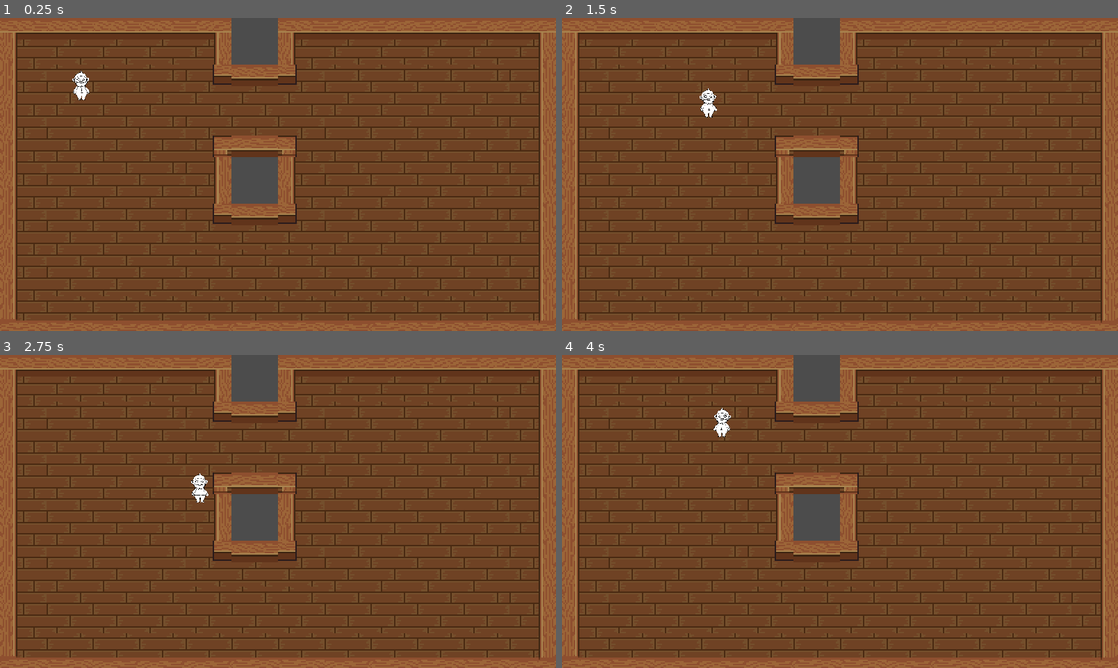
Above: before the commit, frames 1-4 (two rows, left to right).
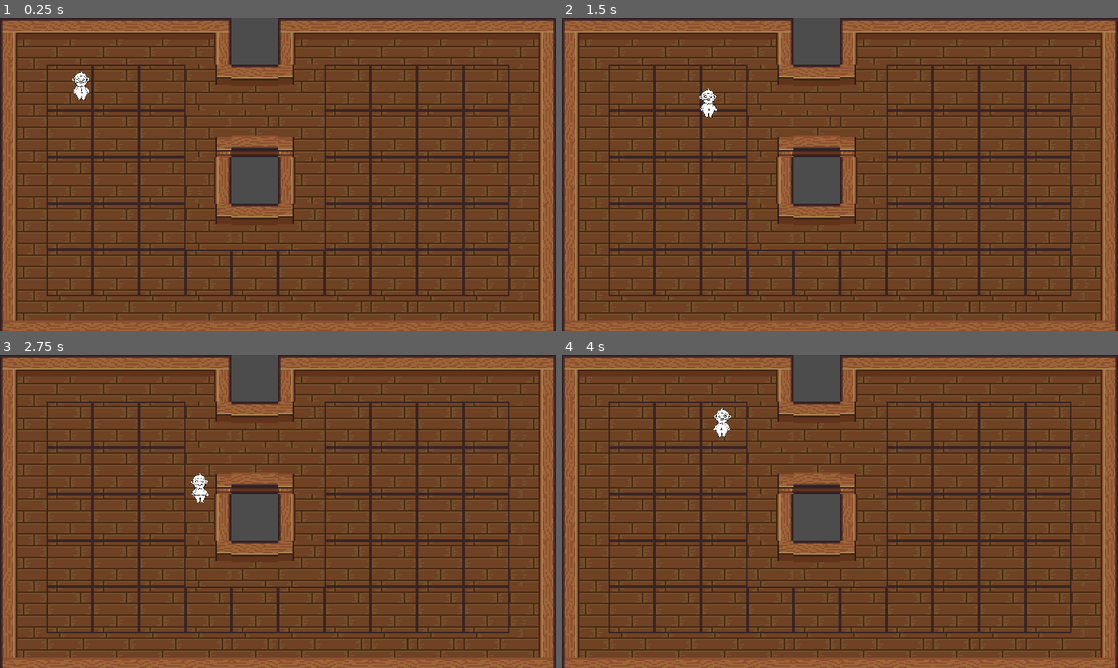
Above: after the commit, the same moments.

Repository: Merliin42/Ludum-Dare-45
Game: Godot game, scene res://Scenes/main.tscn
Two runs of this game, one before a commit and one after it. Both use one fixed random seed, a clock stepped at 60 frames per second and the inputs below. The project has no main scene, so this scene is started directly.
Inputs:
- Up to frame 1 (0.25 s): no input
- Up to frame 2 (1.5 s): tap Enter at 0.5 s; hold Right (ui_right) 0.53-1.28 s; hold Down (ui_down) from 1.28 s (still down)
- Up to frame 3 (2.75 s): release Down (ui_down) at 2.03 s; hold Right (ui_right) from 2.03 s (still down)
- Up to frame 4 (4 s): release Right (ui_right) at 2.78 s; hold Up (ui_up) 2.78-3.53 s; hold Left (ui_left) from 3.53 s (still down)

The runs differ from the first frame. In frame 1, 8.1% of the frame differs, in the area x 0-100%, y 0-100%; in frame 2, 8.1%; in frame 3, 8.1%; in frame 4, 8.1%.

Commit message:
MAJ Tileset

Diff:
--- a/Assets/Indoor.tres
+++ b/Assets/Indoor.tres
@@ -1,123 +1,313 @@
-[gd_resource type="TileSet" load_steps=36 format=2]
+[gd_resource type="TileSet" load_steps=93 format=2]
 
 [ext_resource path="res://Assets/Indoor.png" type="Texture" id=1]
 [ext_resource path="res://Assets/Tileset_bathroom.png" type="Texture" id=2]
+[ext_resource path="res://Assets/Tileset_kitchen.png" type="Texture" id=3]
 
 [sub_resource type="NavigationPolygon" id=1]
 vertices = PoolVector2Array( 0, 0, 32, 0, 32, 32, 0, 32 )
 polygons = [ PoolIntArray( 0, 1, 2, 3 ) ]
 
-[sub_resource type="NavigationPolygon" id=2]
-vertices = PoolVector2Array( 16, 16, 32, 16, 32, 32, 16, 32 )
+[sub_resource type="ConvexPolygonShape2D" id=18]
+points = PoolVector2Array( 16, 16, 16, 32, 0, 32, 0, 0, 32, 0, 32, 16 )
+
+[sub_resource type="ConvexPolygonShape2D" id=19]
+points = PoolVector2Array( 0, 0, 32, 0, 32, 16, 0, 16 )
+
+[sub_resource type="ConvexPolygonShape2D" id=20]
+points = PoolVector2Array( 0, 0, 32, 0, 32, 16, 0, 16 )
+
+[sub_resource type="ConvexPolygonShape2D" id=21]
+points = PoolVector2Array( 0, 0, 32, 0, 32, 32, 16, 32, 16, 16, 0, 16 )
+
+[sub_resource type="ConvexPolygonShape2D" id=22]
+points = PoolVector2Array( 16, 0, 32, 0, 32, 32, 16, 32 )
+
+[sub_resource type="ConvexPolygonShape2D" id=23]
+points = PoolVector2Array( 16, 0, 32, 0, 32, 32, 16, 32 )
+
+[sub_resource type="ConvexPolygonShape2D" id=24]
+points = PoolVector2Array( 32, 0, 32, 32, 0, 32, 0, 16, 16, 16, 16, 0 )
+
+[sub_resource type="ConvexPolygonShape2D" id=25]
+points = PoolVector2Array( 0, 16, 32, 16, 32, 32, 0, 32 )
+
+[sub_resource type="ConvexPolygonShape2D" id=26]
+points = PoolVector2Array( 0, 16, 32, 16, 32, 32, 0, 32 )
+
+[sub_resource type="ConvexPolygonShape2D" id=27]
+points = PoolVector2Array( 16, 0, 16, 16, 32, 16, 32, 32, 0, 32, 0, 0 )
+
+[sub_resource type="ConvexPolygonShape2D" id=28]
+points = PoolVector2Array( 0, 0, 16, 0, 16, 32, 0, 32 )
+
+[sub_resource type="ConvexPolygonShape2D" id=29]
+points = PoolVector2Array( 0, 0, 16, 0, 16, 32, 0, 32 )
+
+[sub_resource type="ConvexPolygonShape2D" id=30]
+points = PoolVector2Array( 16, 16, 32, 16, 32, 32, 16, 32 )
+
+[sub_resource type="ConvexPolygonShape2D" id=31]
+points = PoolVector2Array( 0, 16, 16, 16, 16, 32, 0, 32 )
+
+[sub_resource type="ConvexPolygonShape2D" id=32]
+points = PoolVector2Array( 0, 0, 16, 0, 16, 16, 0, 16 )
+
+[sub_resource type="ConvexPolygonShape2D" id=33]
+points = PoolVector2Array( 16, 0, 32, 0, 32, 16, 16, 16 )
+
+[sub_resource type="NavigationPolygon" id=34]
+vertices = PoolVector2Array( 0, 16, 32, 16, 32, 32, 0, 32 )
 polygons = [ PoolIntArray( 0, 1, 2, 3 ), PoolIntArray( 0, 1, 2, 3 ), PoolIntArray( 0, 1, 2, 3 ), PoolIntArray( 0, 1, 2, 3 ) ]
 
-[sub_resource type="NavigationPolygon" id=3]
+[sub_resource type="ConvexPolygonShape2D" id=35]
+points = PoolVector2Array( 0, 0, 32, 0, 32, 16, 0, 16 )
+
+[sub_resource type="NavigationPolygon" id=36]
+vertices = PoolVector2Array( 0, 0, 32, 0, 32, 32, 0, 32 )
+polygons = [ PoolIntArray( 0, 1, 2, 3 ) ]
+
+[sub_resource type="NavigationPolygon" id=37]
+vertices = PoolVector2Array( 16, 32, 16, 16, 32, 16, 32, 32 )
+polygons = [ PoolIntArray( 0, 1, 2, 3 ) ]
+
+[sub_resource type="NavigationPolygon" id=38]
 vertices = PoolVector2Array( 16, 0, 32, 0, 32, 32, 16, 32 )
 polygons = [ PoolIntArray( 0, 1, 2, 3 ), PoolIntArray( 0, 1, 2, 3 ), PoolIntArray( 0, 1, 2, 3 ) ]
 
-[sub_resource type="NavigationPolygon" id=4]
+[sub_resource type="NavigationPolygon" id=39]
 vertices = PoolVector2Array( 16, 0, 32, 0, 32, 32, 16, 32 )
 polygons = [ PoolIntArray( 0, 1, 2, 3 ), PoolIntArray( 0, 1, 2, 3 ), PoolIntArray( 0, 1, 2, 3 ) ]
 
-[sub_resource type="NavigationPolygon" id=5]
+[sub_resource type="NavigationPolygon" id=40]
 vertices = PoolVector2Array( 16, 0, 32, 0, 32, 16, 16, 16 )
-polygons = [ PoolIntArray( 0, 1, 2, 3 ), PoolIntArray( 0, 1, 2, 3 ), PoolIntArray( 0, 1, 2, 3 ), PoolIntArray( 0, 1, 2, 3 ) ]
-
-[sub_resource type="NavigationPolygon" id=6]
+polygons = [ PoolIntArray( 0, 1, 2, 3 ), PoolIntArray( 0, 1, 2, 3 ), PoolIntArray( 0, 1, 2, 3 ), PoolIntArray( 0, 1, 2, 3 ), PoolIntArray( 0, 1, 2, 3 ) ]
+
+[sub_resource type="NavigationPolygon" id=41]
 vertices = PoolVector2Array( 0, 16, 32, 16, 32, 32, 0, 32 )
 polygons = [ PoolIntArray( 0, 1, 2, 3 ), PoolIntArray( 0, 1, 2, 3 ), PoolIntArray( 0, 1, 2, 3 ) ]
 
-[sub_resource type="NavigationPolygon" id=7]
-vertices = PoolVector2Array( 0, 32, 16, 32, 16, 16, 32, 16, 32, 0, 0, 0 )
+[sub_resource type="NavigationPolygon" id=42]
+vertices = PoolVector2Array( 16, 32, 0, 32, 0, 0, 32, 0, 32, 16, 16, 16 )
 polygons = [ PoolIntArray( 0, 1, 2, 3, 4, 5 ) ]
 
-[sub_resource type="NavigationPolygon" id=8]
-vertices = PoolVector2Array( 0, 0, 0, 32, 32, 32, 32, 16, 16, 16, 16, 0 )
+[sub_resource type="NavigationPolygon" id=43]
+vertices = PoolVector2Array( 16, 0, 16, 16, 32, 16, 32, 32, 0, 32, 0, 0 )
 polygons = [ PoolIntArray( 0, 1, 2, 3, 4, 5 ) ]
 
-[sub_resource type="NavigationPolygon" id=9]
+[sub_resource type="NavigationPolygon" id=44]
 vertices = PoolVector2Array( 0, 0, 32, 0, 32, 16, 0, 16 )
 polygons = [ PoolIntArray( 0, 1, 2, 3 ), PoolIntArray( 0, 1, 2, 3 ), PoolIntArray( 0, 1, 2, 3 ) ]
 
-[sub_resource type="NavigationPolygon" id=10]
+[sub_resource type="NavigationPolygon" id=45]
 vertices = PoolVector2Array( 0, 16, 32, 16, 32, 32, 0, 32 )
 polygons = [ PoolIntArray( 0, 1, 2, 3 ), PoolIntArray( 0, 1, 2, 3 ), PoolIntArray( 0, 1, 2, 3 ) ]
 
-[sub_resource type="NavigationPolygon" id=11]
+[sub_resource type="NavigationPolygon" id=46]
 vertices = PoolVector2Array( 0, 16, 16, 16, 16, 32, 32, 32, 32, 0, 0, 0 )
 polygons = [ PoolIntArray( 0, 1, 2, 3, 4, 5 ) ]
 
-[sub_resource type="NavigationPolygon" id=12]
-vertices = PoolVector2Array( 16, 0, 32, 0, 32, 32, 0, 32, 0, 16, 16, 16 )
+[sub_resource type="NavigationPolygon" id=47]
+vertices = PoolVector2Array( 16, 0, 16, 16, 0, 16, 0, 32, 32, 32, 32, 0 )
 polygons = [ PoolIntArray( 0, 1, 2, 3, 4, 5 ) ]
 
-[sub_resource type="NavigationPolygon" id=13]
+[sub_resource type="NavigationPolygon" id=48]
 vertices = PoolVector2Array( 0, 0, 32, 0, 32, 16, 0, 16 )
 polygons = [ PoolIntArray( 0, 1, 2, 3 ), PoolIntArray( 0, 1, 2, 3 ), PoolIntArray( 0, 1, 2, 3 ) ]
 
-[sub_resource type="NavigationPolygon" id=14]
+[sub_resource type="NavigationPolygon" id=49]
 vertices = PoolVector2Array( 0, 16, 16, 16, 16, 32, 0, 32 )
 polygons = [ PoolIntArray( 0, 1, 2, 3 ), PoolIntArray( 0, 1, 2, 3 ), PoolIntArray( 0, 1, 2, 3 ), PoolIntArray( 0, 1, 2, 3 ) ]
 
-[sub_resource type="NavigationPolygon" id=15]
+[sub_resource type="NavigationPolygon" id=50]
 vertices = PoolVector2Array( 0, 0, 16, 0, 16, 32, 0, 32 )
 polygons = [ PoolIntArray( 0, 1, 2, 3 ), PoolIntArray( 0, 1, 2, 3 ), PoolIntArray( 0, 1, 2, 3 ) ]
 
-[sub_resource type="NavigationPolygon" id=16]
+[sub_resource type="NavigationPolygon" id=51]
 vertices = PoolVector2Array( 0, 0, 16, 0, 16, 32, 0, 32 )
 polygons = [ PoolIntArray( 0, 1, 2, 3 ), PoolIntArray( 0, 1, 2, 3 ), PoolIntArray( 0, 1, 2, 3 ) ]
 
-[sub_resource type="NavigationPolygon" id=17]
+[sub_resource type="NavigationPolygon" id=52]
 vertices = PoolVector2Array( 0, 0, 16, 0, 16, 16, 0, 16 )
 polygons = [ PoolIntArray( 0, 1, 2, 3 ), PoolIntArray( 0, 1, 2, 3 ), PoolIntArray( 0, 1, 2, 3 ), PoolIntArray( 0, 1, 2, 3 ) ]
 
-[sub_resource type="ConvexPolygonShape2D" id=18]
-points = PoolVector2Array( 16, 16, 16, 32, 0, 32, 0, 0, 32, 0, 32, 16 )
-
-[sub_resource type="ConvexPolygonShape2D" id=19]
+[sub_resource type="ConvexPolygonShape2D" id=53]
+points = PoolVector2Array( 16, 32, 0, 32, 0, 0, 32, 0, 32, 16, 16, 16 )
+
+[sub_resource type="ConvexPolygonShape2D" id=54]
 points = PoolVector2Array( 0, 0, 32, 0, 32, 16, 0, 16 )
 
-[sub_resource type="ConvexPolygonShape2D" id=20]
+[sub_resource type="ConvexPolygonShape2D" id=55]
 points = PoolVector2Array( 0, 0, 32, 0, 32, 16, 0, 16 )
 
-[sub_resource type="ConvexPolygonShape2D" id=21]
+[sub_resource type="ConvexPolygonShape2D" id=56]
 points = PoolVector2Array( 0, 0, 32, 0, 32, 32, 16, 32, 16, 16, 0, 16 )
 
-[sub_resource type="ConvexPolygonShape2D" id=22]
+[sub_resource type="ConvexPolygonShape2D" id=57]
 points = PoolVector2Array( 16, 0, 32, 0, 32, 32, 16, 32 )
 
-[sub_resource type="ConvexPolygonShape2D" id=23]
+[sub_resource type="ConvexPolygonShape2D" id=58]
 points = PoolVector2Array( 16, 0, 32, 0, 32, 32, 16, 32 )
 
-[sub_resource type="ConvexPolygonShape2D" id=24]
+[sub_resource type="ConvexPolygonShape2D" id=59]
 points = PoolVector2Array( 32, 0, 32, 32, 0, 32, 0, 16, 16, 16, 16, 0 )
 
-[sub_resource type="ConvexPolygonShape2D" id=25]
+[sub_resource type="ConvexPolygonShape2D" id=60]
+points = PoolVector2Array( 32, 16, 32, 32, 0, 32, 0, 16 )
+
+[sub_resource type="ConvexPolygonShape2D" id=61]
+points = PoolVector2Array( 32, 16, 32, 32, 0, 32, 0, 16 )
+
+[sub_resource type="ConvexPolygonShape2D" id=62]
+points = PoolVector2Array( 16, 0, 16, 16, 32, 16, 32, 32, 0, 32, 0, 0 )
+
+[sub_resource type="ConvexPolygonShape2D" id=63]
+points = PoolVector2Array( 16, 0, 16, 32, 0, 32, 0, 0 )
+
+[sub_resource type="ConvexPolygonShape2D" id=64]
+points = PoolVector2Array( 0, 0, 16, 0, 16, 32, 0, 32 )
+
+[sub_resource type="ConvexPolygonShape2D" id=65]
+points = PoolVector2Array( 32, 16, 32, 32, 16, 32, 16, 16 )
+
+[sub_resource type="ConvexPolygonShape2D" id=66]
+points = PoolVector2Array( 0, 16, 16, 16, 16, 32, 0, 32 )
+
+[sub_resource type="ConvexPolygonShape2D" id=67]
+points = PoolVector2Array( 0, 0, 16, 0, 16, 16, 0, 16 )
+
+[sub_resource type="ConvexPolygonShape2D" id=68]
+points = PoolVector2Array( 16, 0, 32, 0, 32, 16, 16, 16 )
+
+[sub_resource type="NavigationPolygon" id=69]
+vertices = PoolVector2Array( 0, 16, 32, 16, 32, 32, 0, 32 )
+polygons = [ PoolIntArray( 0, 1, 2, 3 ), PoolIntArray( 0, 1, 2, 3 ), PoolIntArray( 0, 1, 2, 3 ) ]
+
+[sub_resource type="ConvexPolygonShape2D" id=70]
+points = PoolVector2Array( 0, 0, 32, 0, 32, 16, 0, 16 )
+
+[sub_resource type="NavigationPolygon" id=71]
+vertices = PoolVector2Array( 0, 32, 0, 16, 32, 16, 32, 32 )
+polygons = [ PoolIntArray( 0, 1, 2, 3 ) ]
+
+[sub_resource type="ConvexPolygonShape2D" id=72]
+points = PoolVector2Array( 32, 0, 32, 16, 0, 16, 0, 0 )
+
+[sub_resource type="NavigationPolygon" id=73]
+vertices = PoolVector2Array( 0, 0, 32, 0, 32, 32, 0, 32 )
+polygons = [ PoolIntArray( 0, 1, 2, 3 ) ]
+
+[sub_resource type="NavigationPolygon" id=74]
+vertices = PoolVector2Array( 16, 16, 16, 32, 32, 32, 32, 16 )
+polygons = [ PoolIntArray( 0, 1, 2, 3 ) ]
+
+[sub_resource type="NavigationPolygon" id=75]
+vertices = PoolVector2Array( 16, 0, 16, 32, 32, 32, 32, 0 )
+polygons = [ PoolIntArray( 0, 1, 2, 3 ) ]
+
+[sub_resource type="NavigationPolygon" id=76]
+vertices = PoolVector2Array( 16, 0, 16, 32, 32, 32, 32, 0 )
+polygons = [ PoolIntArray( 0, 1, 2, 3 ), PoolIntArray( 0, 1, 2, 3 ) ]
+
+[sub_resource type="NavigationPolygon" id=77]
+vertices = PoolVector2Array( 32, 16, 16, 16, 16, 0, 32, 0 )
+polygons = [ PoolIntArray( 0, 1, 2, 3 ) ]
+
+[sub_resource type="NavigationPolygon" id=78]
+vertices = PoolVector2Array( 0, 16, 0, 32, 32, 32, 32, 16 )
+polygons = [ PoolIntArray( 0, 1, 2, 3 ) ]
+
+[sub_resource type="NavigationPolygon" id=79]
+vertices = PoolVector2Array( 0, 0, 0, 32, 16, 32, 16, 16, 32, 16, 32, 0 )
+polygons = [ PoolIntArray( 0, 1, 2, 3, 4, 5 ) ]
+
+[sub_resource type="NavigationPolygon" id=80]
+vertices = PoolVector2Array( 16, 0, 16, 16, 32, 16, 32, 32, 0, 32, 0, 0 )
+polygons = [ PoolIntArray( 0, 1, 2, 3, 4, 5 ) ]
+
+[sub_resource type="NavigationPolygon" id=81]
+vertices = PoolVector2Array( 32, 0, 32, 16, 0, 16, 0, 0 )
+polygons = [ PoolIntArray( 0, 1, 2, 3 ) ]
+
+[sub_resource type="NavigationPolygon" id=82]
+vertices = PoolVector2Array( 0, 16, 0, 32, 32, 32, 32, 16 )
+polygons = [ PoolIntArray( 0, 1, 2, 3 ) ]
+
+[sub_resource type="NavigationPolygon" id=83]
+vertices = PoolVector2Array( 0, 16, 16, 16, 16, 32, 32, 32, 32, 0, 0, 0 )
+polygons = [ PoolIntArray( 0, 1, 2, 3, 4, 5 ) ]
+
+[sub_resource type="NavigationPolygon" id=84]
+vertices = PoolVector2Array( 16, 0, 16, 16, 0, 16, 0, 32, 32, 32, 32, 0 )
+polygons = [ PoolIntArray( 0, 1, 2, 3, 4, 5 ) ]
+
+[sub_resource type="NavigationPolygon" id=85]
+vertices = PoolVector2Array( 0, 0, 0, 16, 32, 16, 32, 0 )
+polygons = [ PoolIntArray( 0, 1, 2, 3 ) ]
+
+[sub_resource type="NavigationPolygon" id=86]
+vertices = PoolVector2Array( 0, 16, 0, 32, 16, 32, 16, 16 )
+polygons = [ PoolIntArray( 0, 1, 2, 3 ) ]
+
+[sub_resource type="NavigationPolygon" id=87]
+vertices = PoolVector2Array( 0, 0, 0, 32, 16, 32, 16, 0 )
+polygons = [ PoolIntArray( 0, 1, 2, 3 ) ]
+
+[sub_resource type="NavigationPolygon" id=88]
+vertices = PoolVector2Array( 0, 0, 0, 32, 16, 32, 16, 0 )
+polygons = [ PoolIntArray( 0, 1, 2, 3 ) ]
+
+[sub_resource type="NavigationPolygon" id=89]
+vertices = PoolVector2Array( 16, 0, 16, 16, 0, 16, 0, 0 )
+polygons = [ PoolIntArray( 0, 1, 2, 3 ) ]
+
+[sub_resource type="ConvexPolygonShape2D" id=90]
+points = PoolVector2Array( 16, 32, 0, 32, 0, 0, 32, 0, 32, 16, 16, 16 )
+
+[sub_resource type="ConvexPolygonShape2D" id=91]
+points = PoolVector2Array( 0, 0, 32, 0, 32, 16, 0, 16 )
+
+[sub_resource type="ConvexPolygonShape2D" id=92]
+points = PoolVector2Array( 0, 0, 32, 0, 32, 16, 0, 16 )
+
+[sub_resource type="ConvexPolygonShape2D" id=93]
+points = PoolVector2Array( 0, 0, 32, 0, 32, 32, 16, 32, 16, 16, 0, 16 )
+
+[sub_resource type="ConvexPolygonShape2D" id=94]
+points = PoolVector2Array( 32, 0, 32, 32, 16, 32, 16, 0 )
+
+[sub_resource type="ConvexPolygonShape2D" id=95]
+points = PoolVector2Array( 32, 0, 32, 32, 16, 32, 16, 0 )
+
+[sub_resource type="ConvexPolygonShape2D" id=96]
+points = PoolVector2Array( 32, 0, 32, 32, 0, 32, 0, 16, 16, 16, 16, 0 )
+
+[sub_resource type="ConvexPolygonShape2D" id=97]
+points = PoolVector2Array( 32, 16, 32, 32, 0, 32, 0, 16 )
+
+[sub_resource type="ConvexPolygonShape2D" id=98]
 points = PoolVector2Array( 0, 16, 32, 16, 32, 32, 0, 32 )
 
-[sub_resource type="ConvexPolygonShape2D" id=26]
-points = PoolVector2Array( 0, 16, 32, 16, 32, 32, 0, 32 )
-
-[sub_resource type="ConvexPolygonShape2D" id=27]
-points = PoolVector2Array( 16, 0, 16, 16, 32, 16, 32, 32, 0, 32, 0, 0 )
-
-[sub_resource type="ConvexPolygonShape2D" id=28]
-points = PoolVector2Array( 0, 0, 16, 0, 16, 32, 0, 32 )
-
-[sub_resource type="ConvexPolygonShape2D" id=29]
-points = PoolVector2Array( 0, 0, 16, 0, 16, 32, 0, 32 )
-
-[sub_resource type="ConvexPolygonShape2D" id=30]
+[sub_resource type="ConvexPolygonShape2D" id=99]
+points = PoolVector2Array( 32, 16, 32, 32, 0, 32, 0, 0, 16, 0, 16, 16 )
+
+[sub_resource type="ConvexPolygonShape2D" id=100]
+points = PoolVector2Array( 16, 0, 16, 32, 0, 32, 0, 0 )
+
+[sub_resource type="ConvexPolygonShape2D" id=101]
+points = PoolVector2Array( 16, 0, 16, 32, 0, 32, 0, 0 )
+
+[sub_resource type="ConvexPolygonShape2D" id=102]
 points = PoolVector2Array( 16, 16, 32, 16, 32, 32, 16, 32 )
 
-[sub_resource type="ConvexPolygonShape2D" id=31]
+[sub_resource type="ConvexPolygonShape2D" id=103]
 points = PoolVector2Array( 0, 16, 16, 16, 16, 32, 0, 32 )
 
-[sub_resource type="ConvexPolygonShape2D" id=32]
-points = PoolVector2Array( 0, 0, 16, 0, 16, 16, 0, 16 )
-
-[sub_resource type="ConvexPolygonShape2D" id=33]
-points = PoolVector2Array( 16, 0, 32, 0, 32, 16, 16, 16 )
+[sub_resource type="ConvexPolygonShape2D" id=104]
+points = PoolVector2Array( 16, 16, 0, 16, 0, 0, 16, 0 )
+
+[sub_resource type="ConvexPolygonShape2D" id=105]
+points = PoolVector2Array( 32, 0, 32, 16, 16, 16, 16, 0 )
 
 [resource]
 0/name = "Parquet"
@@ -132,7 +322,7 @@
 0/autotile/tile_size = Vector2( 32, 32 )
 0/autotile/spacing = 0
 0/autotile/occluder_map = [  ]
-0/autotile/navpoly_map = [ Vector2( 0, 2 ), SubResource( 1 ), Vector2( 2, 0 ), SubResource( 2 ), Vector2( 2, 1 ), SubResource( 3 ), Vector2( 2, 2 ), SubResource( 4 ), Vector2( 2, 3 ), SubResource( 5 ), Vector2( 3, 0 ), SubResource( 6 ), Vector2( 3, 1 ), SubResource( 7 ), Vector2( 3, 2 ), SubResource( 8 ), Vector2( 3, 3 ), SubResource( 9 ), Vector2( 4, 0 ), SubResource( 10 ), Vector2( 4, 1 ), SubResource( 11 ), Vector2( 4, 2 ), SubResource( 12 ), Vector2( 4, 3 ), SubResource( 13 ), Vector2( 5, 0 ), SubResource( 14 ), Vector2( 5, 1 ), SubResource( 15 ), Vector2( 5, 2 ), SubResource( 16 ), Vector2( 5, 3 ), SubResource( 17 ) ]
+0/autotile/navpoly_map = [ Vector2( 0, 2 ), SubResource( 1 ) ]
 0/autotile/priority_map = [  ]
 0/autotile/z_index_map = [  ]
 0/occluder_offset = Vector2( 0, 0 )
@@ -243,7 +433,14 @@
 1/tile_mode = 0
 1/occluder_offset = Vector2( 0, 0 )
 1/navigation_offset = Vector2( 0, 0 )
-1/shapes = [  ]
+1/navigation = SubResource( 34 )
+1/shapes = [ {
+"autotile_coord": Vector2( 0, 0 ),
+"one_way": false,
+"one_way_margin": 1.0,
+"shape": SubResource( 35 ),
+"shape_transform": Transform2D( 1, 0, 0, 1, 0, 0 )
+} ]
 1/z_index = 0
 2/name = "Carrelage"
 2/texture = ExtResource( 2 )
@@ -257,10 +454,255 @@
 2/autotile/tile_size = Vector2( 32, 32 )
 2/autotile/spacing = 0
 2/autotile/occluder_map = [  ]
-2/autotile/navpoly_map = [  ]
+2/autotile/navpoly_map = [ Vector2( 0, 2 ), SubResource( 36 ), Vector2( 2, 0 ), SubResource( 37 ), Vector2( 2, 1 ), SubResource( 38 ), Vector2( 2, 2 ), SubResource( 39 ), Vector2( 2, 3 ), SubResource( 40 ), Vector2( 3, 0 ), SubResource( 41 ), Vector2( 3, 1 ), SubResource( 42 ), Vector2( 3, 2 ), SubResource( 43 ), Vector2( 3, 3 ), SubResource( 44 ), Vector2( 4, 0 ), SubResource( 45 ), Vector2( 4, 1 ), SubResource( 46 ), Vector2( 4, 2 ), SubResource( 47 ), Vector2( 4, 3 ), SubResource( 48 ), Vector2( 5, 0 ), SubResource( 49 ), Vector2( 5, 1 ), SubResource( 50 ), Vector2( 5, 2 ), SubResource( 51 ), Vector2( 5, 3 ), SubResource( 52 ) ]
 2/autotile/priority_map = [  ]
 2/autotile/z_index_map = [  ]
 2/occluder_offset = Vector2( 0, 0 )
 2/navigation_offset = Vector2( 0, 0 )
-2/shapes = [  ]
+2/shapes = [ {
+"autotile_coord": Vector2( 2, 0 ),
+"one_way": false,
+"one_way_margin": 1.0,
+"shape": SubResource( 53 ),
+"shape_transform": Transform2D( 1, 0, 0, 1, 0, 0 )
+}, {
+"autotile_coord": Vector2( 3, 0 ),
+"one_way": false,
+"one_way_margin": 1.0,
+"shape": SubResource( 54 ),
+"shape_transform": Transform2D( 1, 0, 0, 1, 0, 0 )
+}, {
+"autotile_coord": Vector2( 4, 0 ),
+"one_way": false,
+"one_way_margin": 1.0,
+"shape": SubResource( 55 ),
+"shape_transform": Transform2D( 1, 0, 0, 1, 0, 0 )
+}, {
+"autotile_coord": Vector2( 5, 0 ),
+"one_way": false,
+"one_way_margin": 1.0,
+"shape": SubResource( 56 ),
+"shape_transform": Transform2D( 1, 0, 0, 1, 0, 0 )
+}, {
+"autotile_coord": Vector2( 5, 1 ),
+"one_way": false,
+"one_way_margin": 1.0,
+"shape": SubResource( 57 ),
+"shape_transform": Transform2D( 1, 0, 0, 1, 0, 0 )
+}, {
+"autotile_coord": Vector2( 5, 2 ),
+"one_way": false,
+"one_way_margin": 1.0,
+"shape": SubResource( 58 ),
+"shape_transform": Transform2D( 1, 0, 0, 1, 0, 0 )
+}, {
+"autotile_coord": Vector2( 5, 3 ),
+"one_way": false,
+"one_way_margin": 1.0,
+"shape": SubResource( 59 ),
+"shape_transform": Transform2D( 1, 0, 0, 1, 0, 0 )
+}, {
+"autotile_coord": Vector2( 4, 3 ),
+"one_way": false,
+"one_way_margin": 1.0,
+"shape": SubResource( 60 ),
+"shape_transform": Transform2D( 1, 0, 0, 1, 0, 0 )
+}, {
+"autotile_coord": Vector2( 3, 3 ),
+"one_way": false,
+"one_way_margin": 1.0,
+"shape": SubResource( 61 ),
+"shape_transform": Transform2D( 1, 0, 0, 1, 0, 0 )
+}, {
+"autotile_coord": Vector2( 2, 3 ),
+"one_way": false,
+"one_way_margin": 1.0,
+"shape": SubResource( 62 ),
+"shape_transform": Transform2D( 1, 0, 0, 1, 0, 0 )
+}, {
+"autotile_coord": Vector2( 2, 2 ),
+"one_way": false,
+"one_way_margin": 1.0,
+"shape": SubResource( 63 ),
+"shape_transform": Transform2D( 1, 0, 0, 1, 0, 0 )
+}, {
+"autotile_coord": Vector2( 2, 1 ),
+"one_way": false,
+"one_way_margin": 1.0,
+"shape": SubResource( 64 ),
+"shape_transform": Transform2D( 1, 0, 0, 1, 0, 0 )
+}, {
+"autotile_coord": Vector2( 3, 1 ),
+"one_way": false,
+"one_way_margin": 1.0,
+"shape": SubResource( 65 ),
+"shape_transform": Transform2D( 1, 0, 0, 1, 0, 0 )
+}, {
+"autotile_coord": Vector2( 4, 1 ),
+"one_way": false,
+"one_way_margin": 1.0,
+"shape": SubResource( 66 ),
+"shape_transform": Transform2D( 1, 0, 0, 1, 0, 0 )
+}, {
+"autotile_coord": Vector2( 4, 2 ),
+"one_way": false,
+"one_way_margin": 1.0,
+"shape": SubResource( 67 ),
+"shape_transform": Transform2D( 1, 0, 0, 1, 0, 0 )
+}, {
+"autotile_coord": Vector2( 3, 2 ),
+"one_way": false,
+"one_way_margin": 1.0,
+"shape": SubResource( 68 ),
+"shape_transform": Transform2D( 1, 0, 0, 1, 0, 0 )
+} ]
 2/z_index = 0
+3/name = "SourisBois"
+3/texture = ExtResource( 1 )
+3/tex_offset = Vector2( 0, 0 )
+3/modulate = Color( 1, 1, 1, 1 )
+3/region = Rect2( 320, 96, 32, 32 )
+3/tile_mode = 0
+3/occluder_offset = Vector2( 0, 0 )
+3/navigation_offset = Vector2( 0, 0 )
+3/navigation = SubResource( 69 )
+3/shapes = [ {
+"autotile_coord": Vector2( 0, 0 ),
+"one_way": false,
+"one_way_margin": 1.0,
+"shape": SubResource( 70 ),
+"shape_transform": Transform2D( 1, 0, 0, 1, 0, 0 )
+} ]
+3/z_index = 0
+4/name = "SourisCuisine"
+4/texture = ExtResource( 3 )
+4/tex_offset = Vector2( 0, 0 )
+4/modulate = Color( 1, 1, 1, 1 )
+4/region = Rect2( 320, 96, 32, 32 )
+4/tile_mode = 0
+4/occluder_offset = Vector2( 0, 0 )
+4/navigation_offset = Vector2( 0, 0 )
+4/navigation = SubResource( 71 )
+4/shapes = [ {
+"autotile_coord": Vector2( 0, 0 ),
+"one_way": false,
+"one_way_margin": 1.0,
+"shape": SubResource( 72 ),
+"shape_transform": Transform2D( 1, 0, 0, 1, 0, 0 )
+} ]
+4/z_index = 0
+5/name = "Tileset_kitchen.png 5"
+5/texture = ExtResource( 3 )
+5/tex_offset = Vector2( 0, 0 )
+5/modulate = Color( 1, 1, 1, 1 )
+5/region = Rect2( 96, 32, 192, 128 )
+5/tile_mode = 1
+5/autotile/bitmask_mode = 0
+5/autotile/bitmask_flags = [ Vector2( 0, 2 ), 325, Vector2( 2, 0 ), 256, Vector2( 2, 1 ), 260, Vector2( 2, 2 ), 260, Vector2( 2, 3 ), 4, Vector2( 3, 0 ), 320, Vector2( 3, 1 ), 69, Vector2( 3, 2 ), 321, Vector2( 3, 3 ), 5, Vector2( 4, 0 ), 320, Vector2( 4, 1 ), 261, Vector2( 4, 2 ), 324, Vector2( 4, 3 ), 5, Vector2( 5, 0 ), 64, Vector2( 5, 1 ), 65, Vector2( 5, 2 ), 65, Vector2( 5, 3 ), 1 ]
+5/autotile/icon_coordinate = Vector2( 0, 0 )
+5/autotile/tile_size = Vector2( 32, 32 )
+5/autotile/spacing = 0
+5/autotile/occluder_map = [  ]
+5/autotile/navpoly_map = [ Vector2( 0, 2 ), SubResource( 73 ), Vector2( 2, 0 ), SubResource( 74 ), Vector2( 2, 1 ), SubResource( 75 ), Vector2( 2, 2 ), SubResource( 76 ), Vector2( 2, 3 ), SubResource( 77 ), Vector2( 3, 0 ), SubResource( 78 ), Vector2( 3, 1 ), SubResource( 79 ), Vector2( 3, 2 ), SubResource( 80 ), Vector2( 3, 3 ), SubResource( 81 ), Vector2( 4, 0 ), SubResource( 82 ), Vector2( 4, 1 ), SubResource( 83 ), Vector2( 4, 2 ), SubResource( 84 ), Vector2( 4, 3 ), SubResource( 85 ), Vector2( 5, 0 ), SubResource( 86 ), Vector2( 5, 1 ), SubResource( 87 ), Vector2( 5, 2 ), SubResource( 88 ), Vector2( 5, 3 ), SubResource( 89 ) ]
+5/autotile/priority_map = [  ]
+5/autotile/z_index_map = [  ]
+5/occluder_offset = Vector2( 0, 0 )
+5/navigation_offset = Vector2( 0, 0 )
+5/shapes = [ {
+"autotile_coord": Vector2( 2, 0 ),
+"one_way": false,
+"one_way_margin": 1.0,
+"shape": SubResource( 90 ),
+"shape_transform": Transform2D( 1, 0, 0, 1, 0, 0 )
+}, {
+"autotile_coord": Vector2( 3, 0 ),
+"one_way": false,
+"one_way_margin": 1.0,
+"shape": SubResource( 91 ),
+"shape_transform": Transform2D( 1, 0, 0, 1, 0, 0 )
+}, {
+"autotile_coord": Vector2( 4, 0 ),
+"one_way": false,
+"one_way_margin": 1.0,
+"shape": SubResource( 92 ),
+"shape_transform": Transform2D( 1, 0, 0, 1, 0, 0 )
+}, {
+"autotile_coord": Vector2( 5, 0 ),
+"one_way": false,
+"one_way_margin": 1.0,
+"shape": SubResource( 93 ),
+"shape_transform": Transform2D( 1, 0, 0, 1, 0, 0 )
+}, {
+"autotile_coord": Vector2( 5, 1 ),
+"one_way": false,
+"one_way_margin": 1.0,
+"shape": SubResource( 94 ),
+"shape_transform": Transform2D( 1, 0, 0, 1, 0, 0 )
+}, {
+"autotile_coord": Vector2( 5, 2 ),
+"one_way": false,
+"one_way_margin": 1.0,
+"shape": SubResource( 95 ),
+"shape_transform": Transform2D( 1, 0, 0, 1, 0, 0 )
+}, {
+"autotile_coord": Vector2( 5, 3 ),
+"one_way": false,
+"one_way_margin": 1.0,
+"shape": SubResource( 96 ),
+"shape_transform": Transform2D( 1, 0, 0, 1, 0, 0 )
+}, {
+"autotile_coord": Vector2( 4, 3 ),
+"one_way": false,
+"one_way_margin": 1.0,
+"shape": SubResource( 97 ),
+"shape_transform": Transform2D( 1, 0, 0, 1, 0, 0 )
+}, {
+"autotile_coord": Vector2( 3, 3 ),
+"one_way": false,
+"one_way_margin": 1.0,
+"shape": SubResource( 98 ),
+"shape_transform": Transform2D( 1, 0, 0, 1, 0, 0 )
+}, {
+"autotile_coord": Vector2( 2, 3 ),
+"one_way": false,
+"one_way_margin": 1.0,
+"shape": SubResource( 99 ),
+"shape_transform": Transform2D( 1, 0, 0, 1, 0, 0 )
+}, {
+"autotile_coord": Vector2( 2, 2 ),
+"one_way": false,
+"one_way_margin": 1.0,
+"shape": SubResource( 100 ),
+"shape_transform": Transform2D( 1, 0, 0, 1, 0, 0 )
+}, {
+"autotile_coord": Vector2( 2, 1 ),
+"one_way": false,
+"one_way_margin": 1.0,
+"shape": SubResource( 101 ),
+"shape_transform": Transform2D( 1, 0, 0, 1, 0, 0 )
+}, {
+"autotile_coord": Vector2( 3, 1 ),
+"one_way": false,
+"one_way_margin": 1.0,
+"shape": SubResource( 102 ),
+"shape_transform": Transform2D( 1, 0, 0, 1, 0, 0 )
+}, {
+"autotile_coord": Vector2( 4, 1 ),
+"one_way": false,
+"one_way_margin": 1.0,
+"shape": SubResource( 103 ),
+"shape_transform": Transform2D( 1, 0, 0, 1, 0, 0 )
+}, {
+"autotile_coord": Vector2( 4, 2 ),
+"one_way": false,
+"one_way_margin": 1.0,
+"shape": SubResource( 104 ),
+"shape_transform": Transform2D( 1, 0, 0, 1, 0, 0 )
+}, {
+"autotile_coord": Vector2( 3, 2 ),
+"one_way": false,
+"one_way_margin": 1.0,
+"shape": SubResource( 105 ),
+"shape_transform": Transform2D( 1, 0, 0, 1, 0, 0 )
+} ]
+5/z_index = 0
Binary file changed: Assets/Indoor.png
Binary file added: Assets/Tileset_kitchen.png
Not shown, added: Assets/Tileset_kitchen.png.import
Not shown, added: Assets/Tileset_mainroom.png.import
